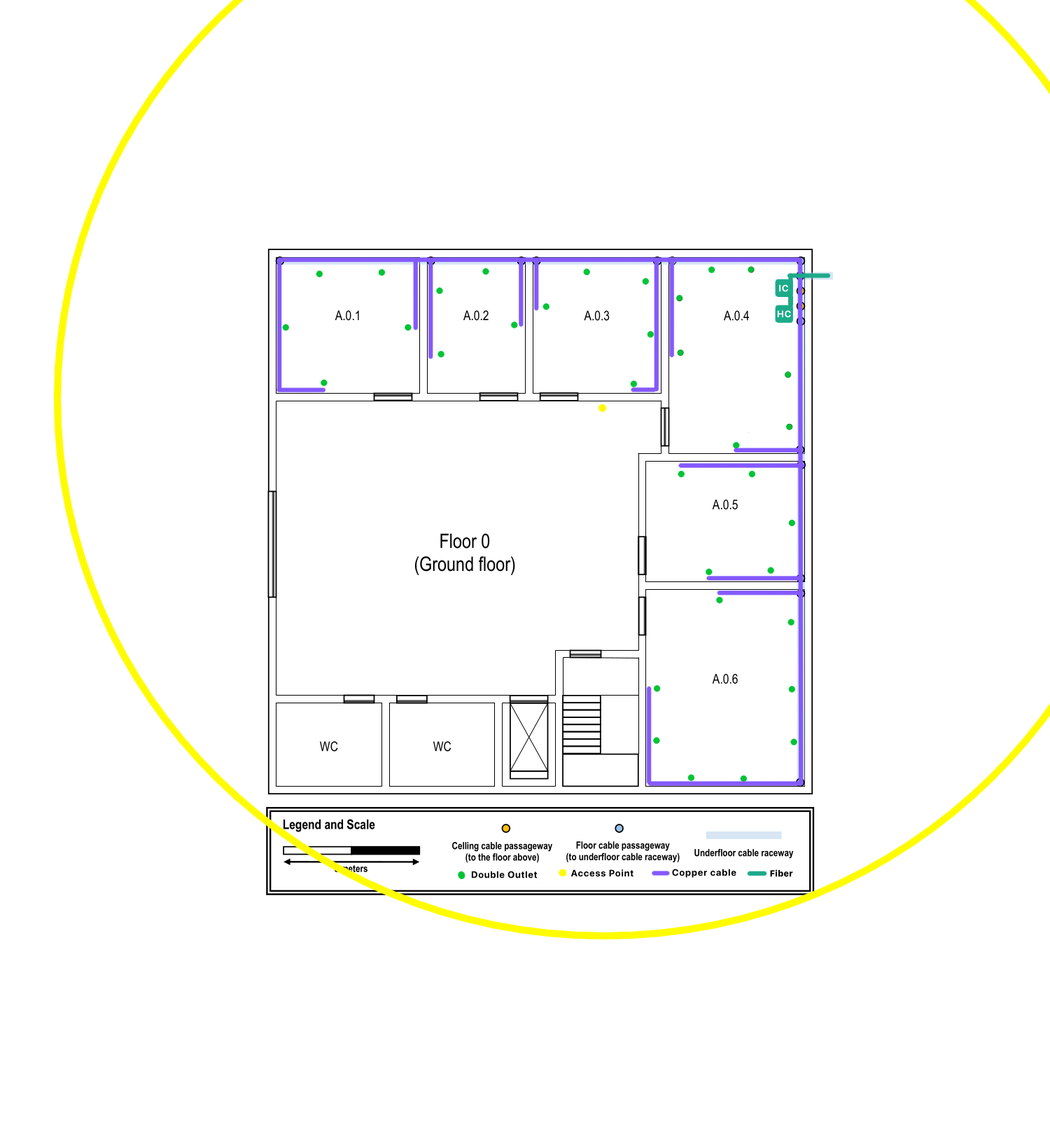
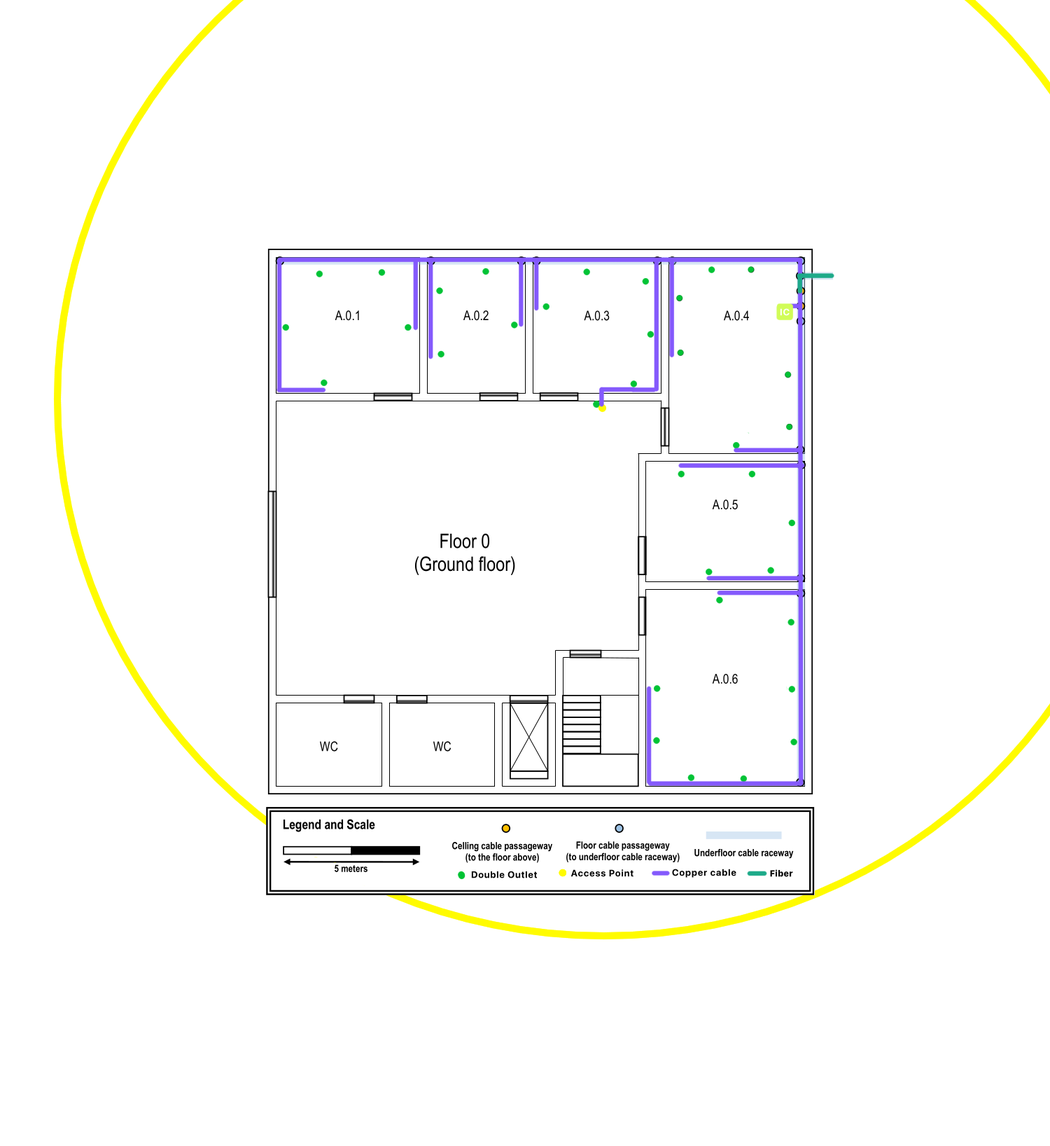
Two versions of the same layered image (1050 × 1146). Layer-by-layer changes:
added layer "IC" above "Fiber" over 775, 273, 807, 324
painted on "Fiber" over 775, 273, 835, 895
painted on "Copper" over 265, 273, 835, 896
painted on "Access Points" over 265, 273, 835, 896
painted on "Outlets" over 265, 273, 835, 896
painted on "Background" over 265, 273, 835, 896
